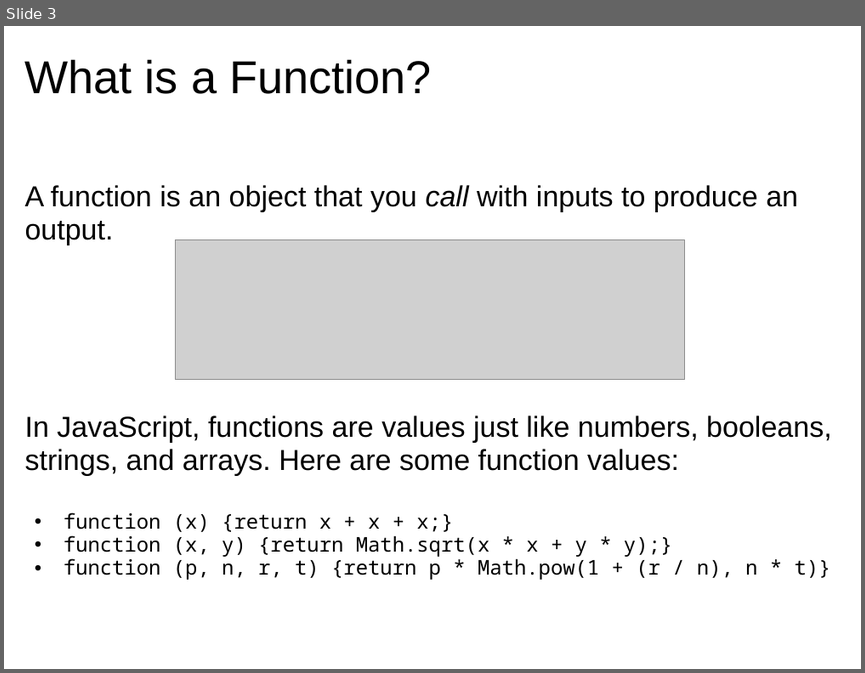
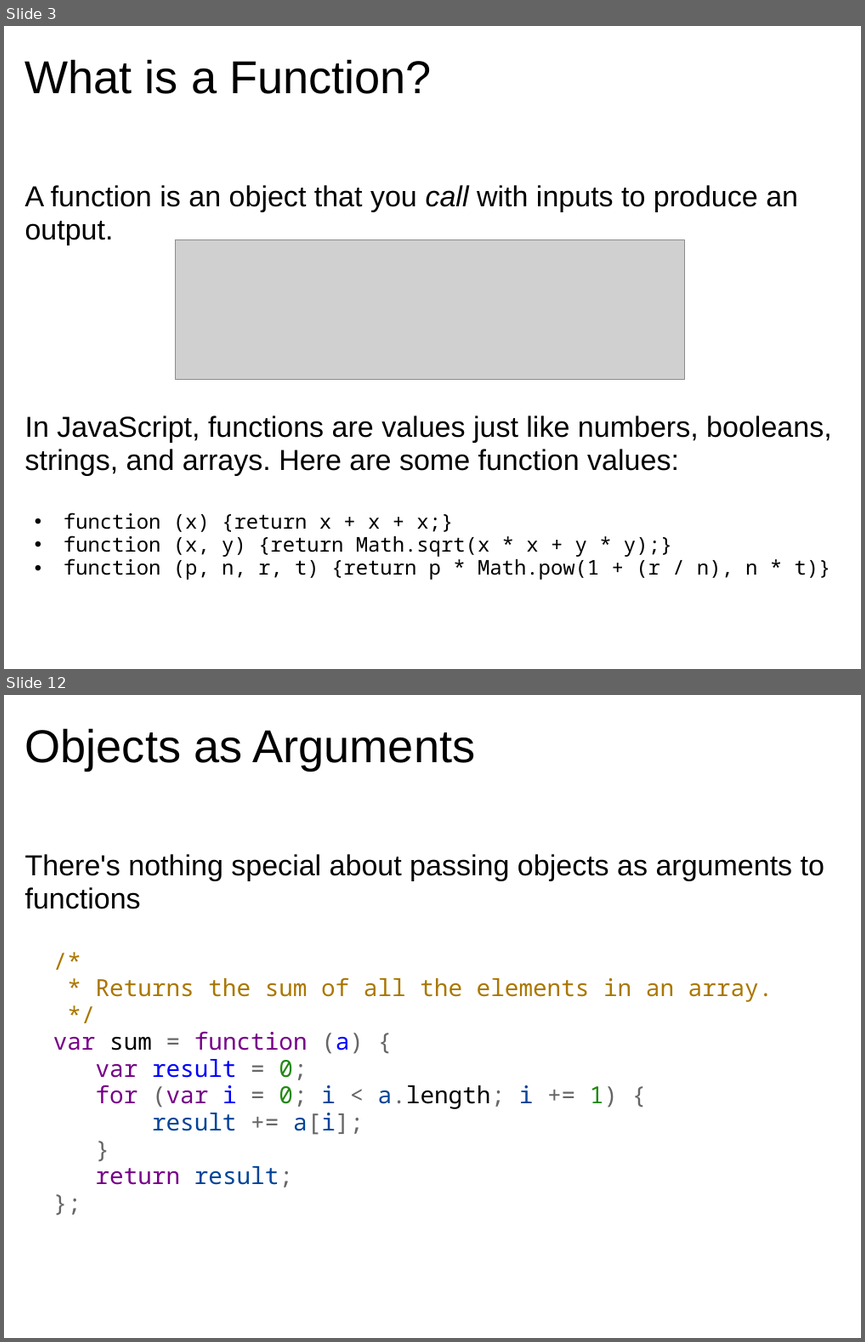
Before and after one commit to dondi/javascript-book, a slide deck: presentations/Chapter_5_Presentation.ppt. Shown one above the other, each under a label of ours: slide 3 before the commit, slides 3 and 12 after it; the slides between them are not shown. The pictures are 865x673 and 865x1342 pixels, drawn with LibreOffice and Linux fonts; fonts in the diff are those of the drawing; grey boxes stand for pictures; background and template pictures are left out. Boxes give left, top, right and bottom in pixels: in the first picture for what was removed or moved away, otherwise in the second. Text is boxed around its words. In the diff, an @@ line names an element or a change of style, - is before the commit and + after.

```diff
--- a/presentations/Chapter_5_Presentation.ppt
+++ b/presentations/Chapter_5_Presentation.ppt
@@ slide 12 added at (x1=4, y1=695, x2=861, y2=1338), background picture (left out) @@
@@ title added at (x1=25, y1=728, x2=475, y2=771), 43 pt, text #000000 @@
+Objects as Arguments
@@ text added at (x1=25, y1=854, x2=824, y2=1187), 22 pt, text #000000 @@
+  There's nothing special about passing objects as arguments to functions
+  /*
+  * Returns the sum of all the elements in an array.
+  */
+  var sum = function (a) {
+  var result = 0;
+  for (var i = 0; i < a.length; i += 1) {
+  result += a[i];
+  }
+  return result;
+  };
```
Also in this commit, not shown: 6 slides changed, 38 other slides added.
